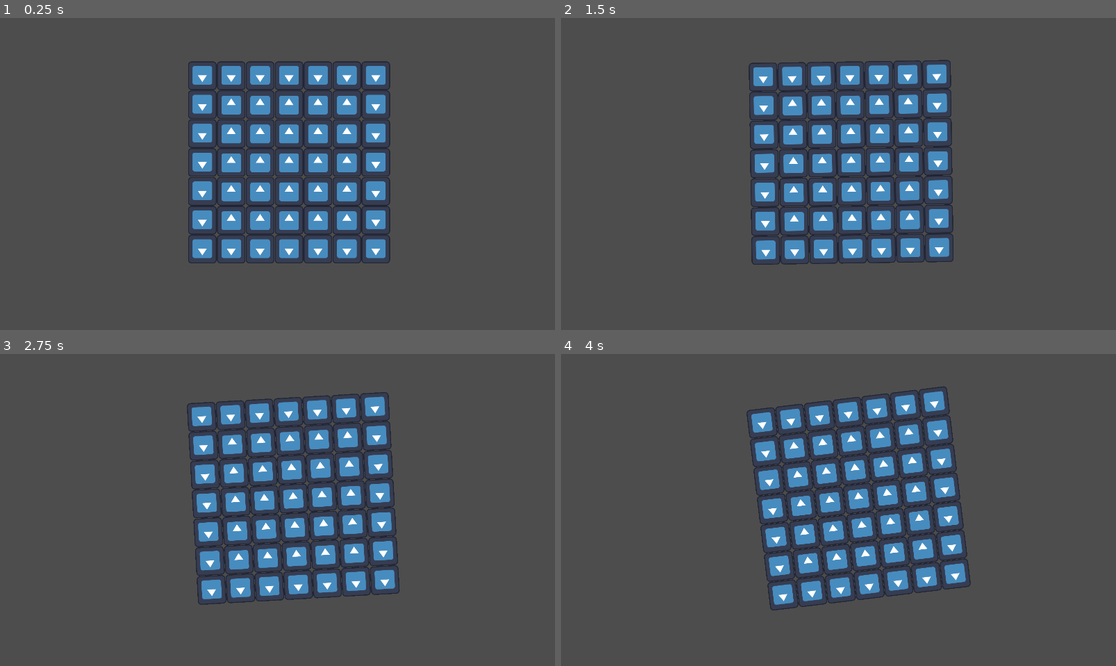
Above: before the commit, frames 1-4 (two rows, left to right).
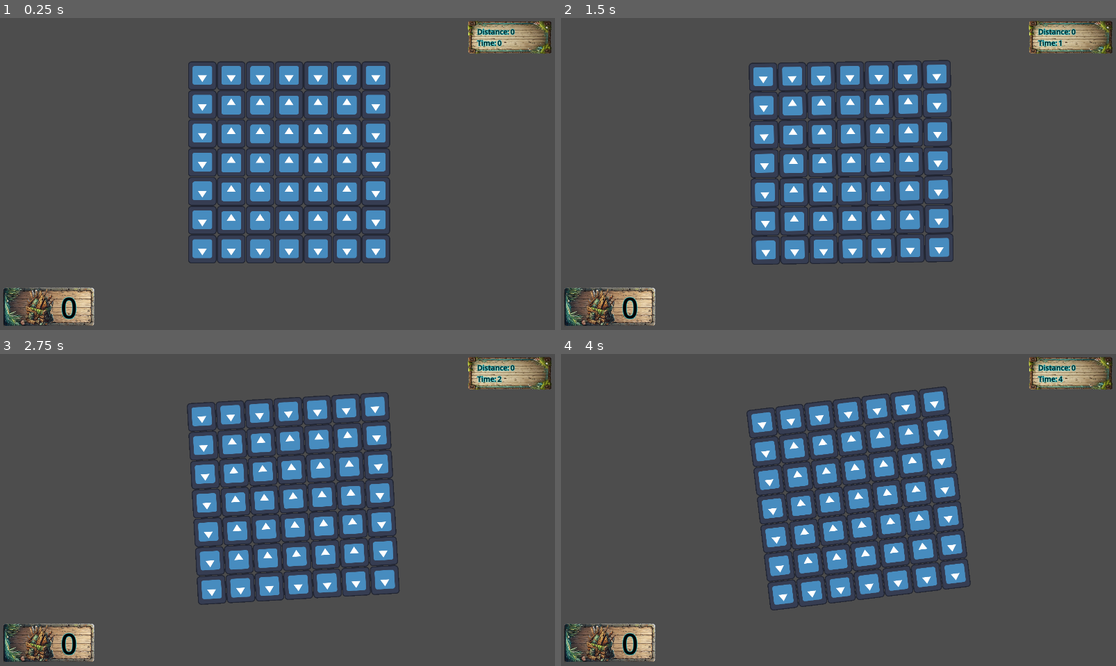
Above: after the commit, the same moments.

Repository: ARCsweden/GameJam2024FallA
Game: Godot game, scene res://Scenes/game.tscn
The game is run twice, just before and just after one commit, with the same random seed, the same clock (stepped at 60 frames per second) and the same inputs. The engine's default icon, where the game draws it, is replaced by a stand-in: a white triangle on a blue panel in a dark square.
Inputs (mouse positions are in pixels of both pictures, inside the frame that each line leads up to):
- Up to frame 1 (0.25 s): no input
- Up to frame 2 (1.5 s): tap Enter at 0.5 s; move the mouse to (960, 158) at 0.52 s; hold Right (ui_right) 0.53-1.28 s; click (960, 158) at 0.67 s; move the mouse to (727, 189) at 1.27 s; hold Down (ui_down) from 1.28 s (still down)
- Up to frame 3 (2.75 s): move the mouse to (333, 441) at 2.02 s; release Down (ui_down) at 2.03 s; hold Right (ui_right) from 2.03 s (still down)
- Up to frame 4 (4 s): move the mouse to (810, 572) at 2.77 s; release Right (ui_right) at 2.78 s; hold Up (ui_up) 2.78-3.53 s; click (810, 572) at 2.92 s; move the mouse to (1005, 556) at 3.52 s; hold Left (ui_left) from 3.53 s (still down)

The runs differ from the first frame. In frame 1, 3.1% of the frame differs, in the area x 0-100%, y 0-99%; in frame 2, 3.1%; in frame 3, 3.1%; in frame 4, 3.1%.

Commit message:
Added HUD to game

Diff:
--- a/dontdrowntogether/Scenes/game.tscn
+++ b/dontdrowntogether/Scenes/game.tscn
@@ -1,6 +1,9 @@
-[gd_scene load_steps=2 format=3 uid="uid://bq24rlvjeaqyo"]
+[gd_scene load_steps=3 format=3 uid="uid://bq24rlvjeaqyo"]
 
 [ext_resource type="Script" path="res://Scripts/game.gd" id="1_ol0k5"]
+[ext_resource type="PackedScene" uid="uid://bn6hyjabd7tel" path="res://UI/hud.tscn" id="2_q2g3m"]
 
 [node name="Game" type="Node2D"]
 script = ExtResource("1_ol0k5")
+
+[node name="HUD" parent="." instance=ExtResource("2_q2g3m")]
--- a/dontdrowntogether/UI/hud.gd
+++ b/dontdrowntogether/UI/hud.gd
@@ -26,7 +26,7 @@
 
 
 # Called every frame. 'delta' is the elapsed time since the previous frame.
-func _process(delta: float) -> void:
+func _process(_delta: float) -> void:
 	update_time_counter()
 	pass
 
